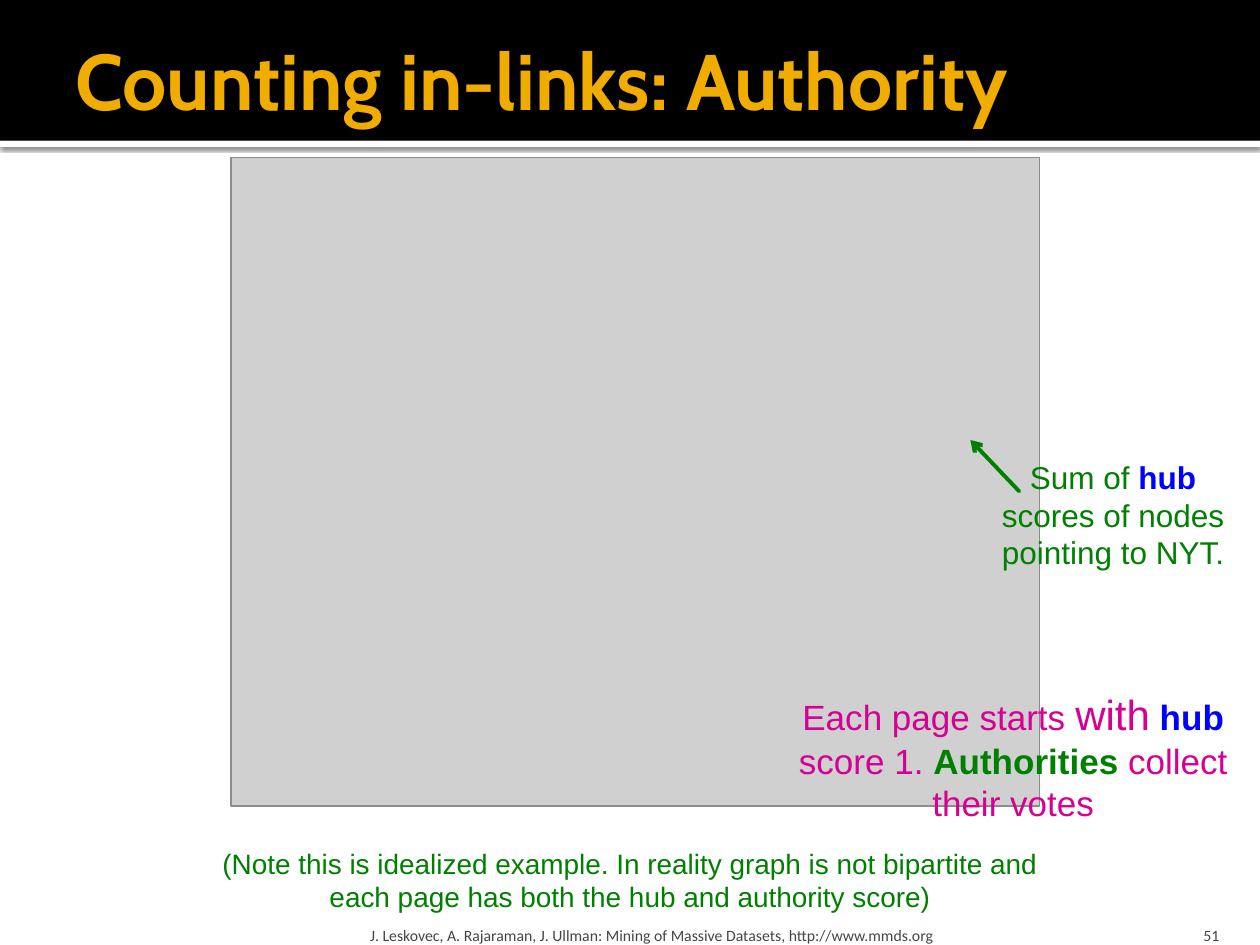
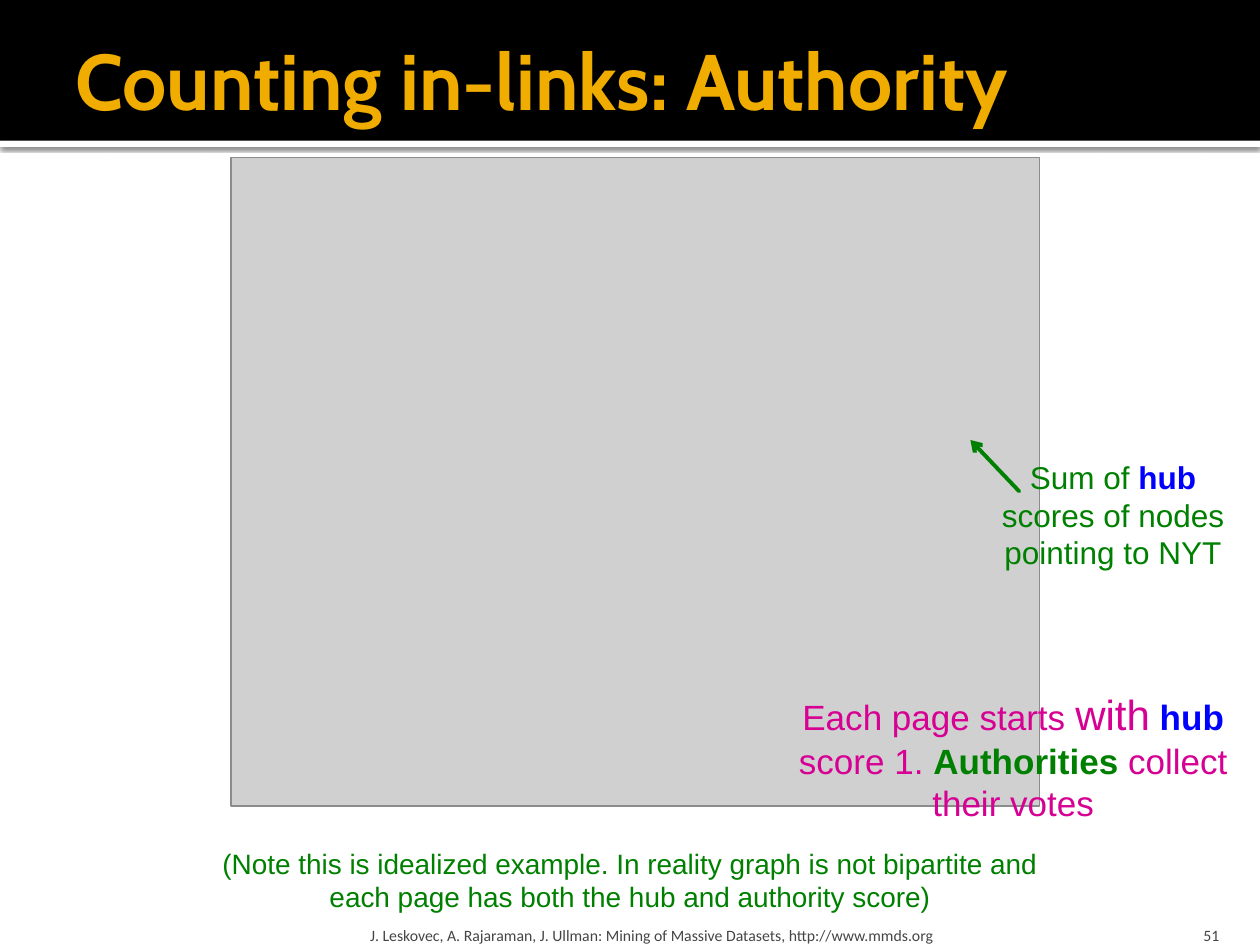
Before and after one commit to chriswjh/chriswjh.github.io, a slide deck: slide 51 of BDM/05-linkanalysis2.pptx. Drawn at 1260x945 pixels with LibreOffice and Linux fonts; fonts in the diff are those of the drawing; grey boxes stand for pictures. Boxes give left, top, right and bottom in pixels: in the first picture for what was removed or moved away, otherwise in the second. Text is boxed around its words. In the diff, an @@ line names an element or a change of style, - is before the commit and + after.

```diff
--- a/BDM/05-linkanalysis2.pptx
+++ b/BDM/05-linkanalysis2.pptx
@@ text at (1002,464,1224,570): text changed @@
-Sum of hub scores of nodes pointing to NYT.
+Sum of hub scores of nodes pointing to NYT
```
Also in this commit, not shown: 2 other slides changed, 1 other file.
